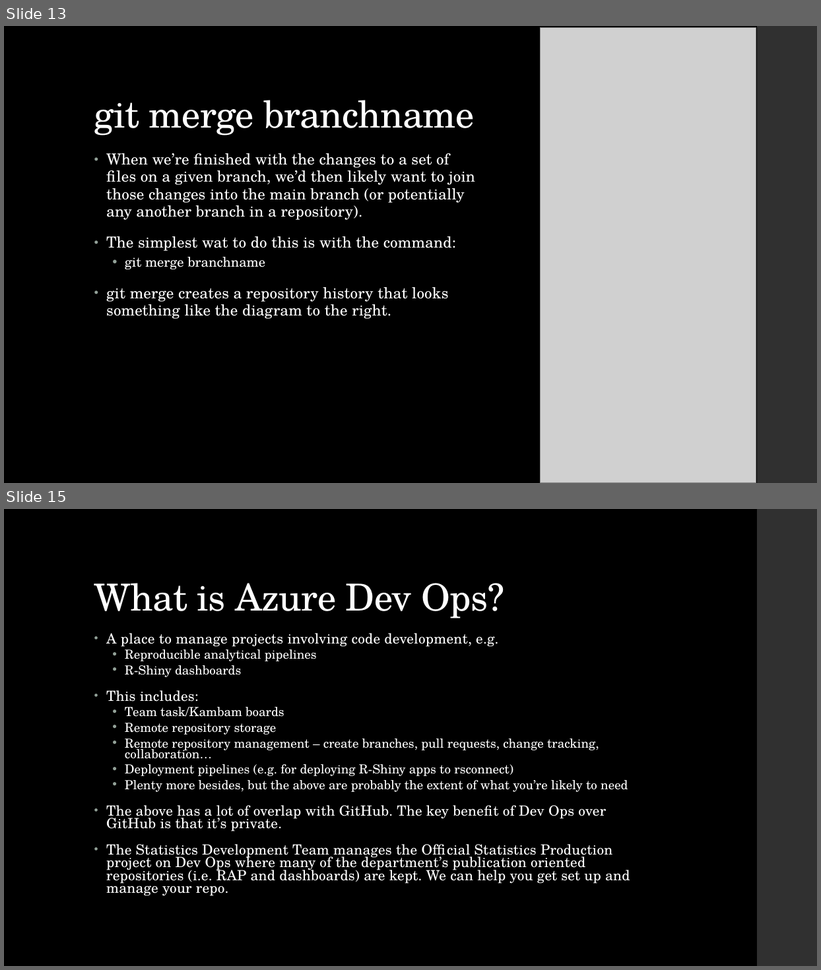
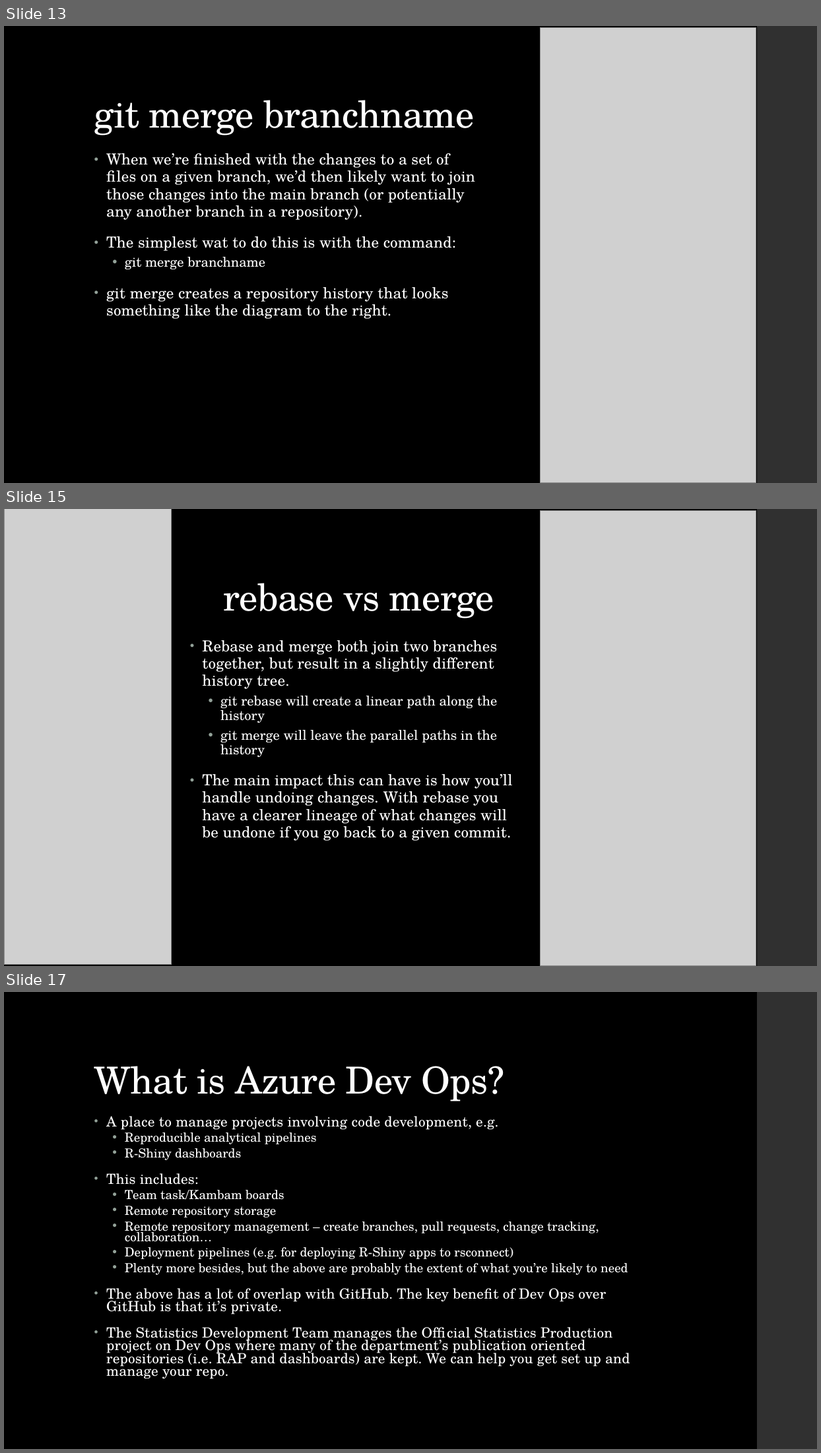
Before and after one commit to dfe-analytical-services/techskills_workshops, a slide deck: slides/workshopslides_quick-git.pptx. Shown one above the other, each under a label of ours: slides 13 and 15 before the commit, slides 13, 15 and 17 after it; the slides between them are not shown. The pictures are 821x970 and 821x1453 pixels, drawn with LibreOffice and Linux fonts; fonts in the diff are those of the drawing; grey boxes stand for pictures. Boxes give left, top, right and bottom in pixels: in the first picture for what was removed or moved away, otherwise in the second. Text is boxed around its words. In the diff, an @@ line names an element or a change of style, - is before the commit and + after.

```diff
--- a/slides/workshopslides_quick-git.pptx
+++ b/slides/workshopslides_quick-git.pptx
@@ slide 15 added at (x1=4, y1=509, x2=817, y2=966), background #000000; not listed: 1 template element that a slide beside it also shows @@
@@ picture added at (x1=4, y1=509, x2=172, y2=965) @@
@@ picture added at (x1=541, y1=510, x2=756, y2=966) @@
@@ title added at (x1=223, y1=583, x2=494, y2=619), 44 pt, text #FFFFFF @@
+rebase vs merge
@@ text added at (x1=202, y1=640, x2=512, y2=841), 18 pt, text #FFFFFF @@
+• Rebase and merge both join two branches together, but result in a slightly different history tree.
+  • git rebase will create a linear path along the history
+  • git merge will leave the parallel paths in the history
+• The main impact this can have is how you’ll handle undoing changes. With rebase you have a clearer lineage of what changes will be undone if you go back to a given commit.
@@ what was slide 15 is now slide 17 @@
```
Also in this commit, not shown: 1 slide changed, 1 other slide added.
